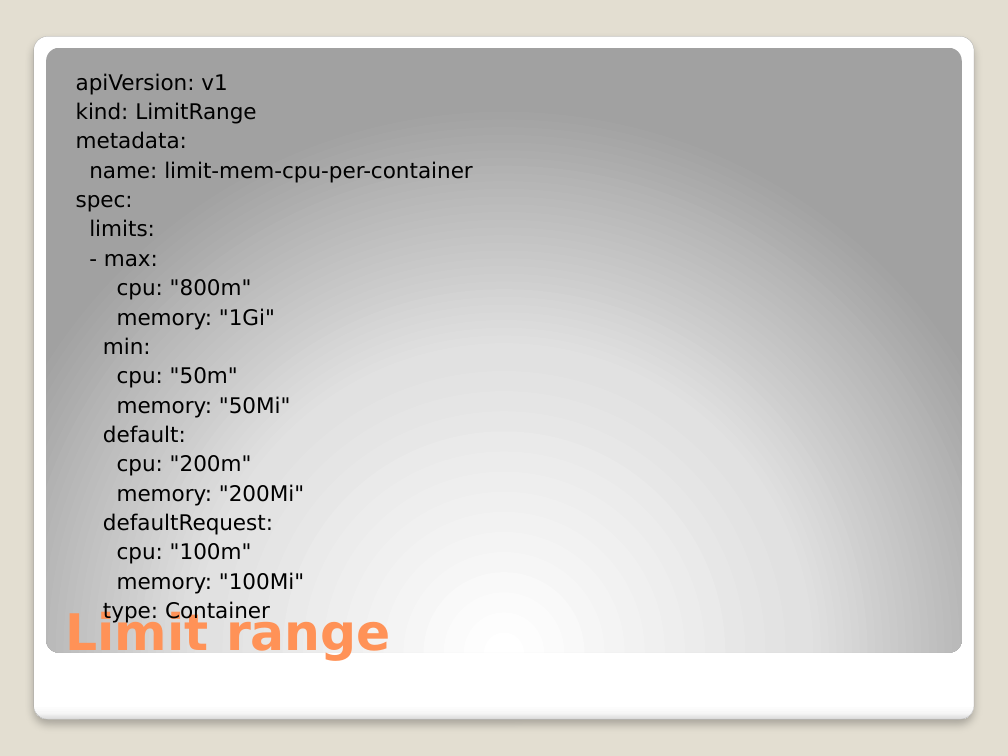
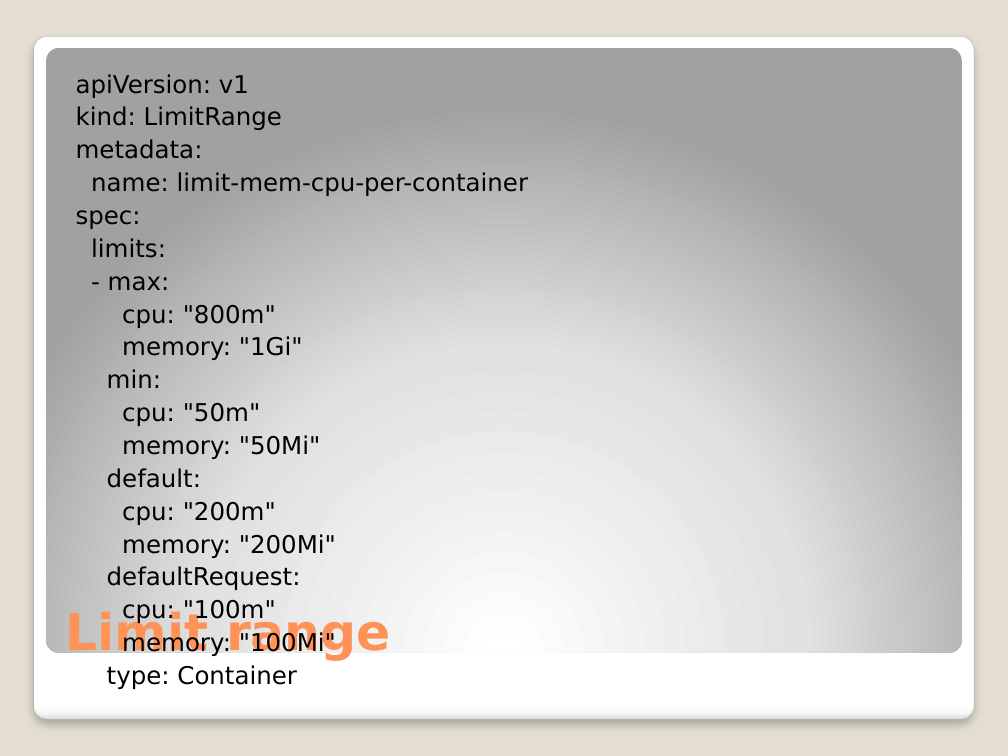
Before and after one commit to djkormo/k8s-AKS-primer, a slide deck: slide 8 of examples/atwar/presentation/Kubernetes at war on Azure.pptx. Drawn at 1008x756 pixels with LibreOffice and Linux fonts; fonts in the diff are those of the drawing. Boxes give left, top, right and bottom in pixels: in the first picture for what was removed or moved away, otherwise in the second. Text is boxed around its words. In the diff, an @@ line names an element or a change of style, - is before the commit and + after.

```diff
--- a/examples/atwar/presentation/Kubernetes at war on Azure.pptx
+++ b/examples/atwar/presentation/Kubernetes at war on Azure.pptx
@@ text "apiVersion: v1" at box(76, 74, 529, 689): size 15.4 to 17.5 pt @@
```
Also in this commit, not shown: 4 other slides changed.
